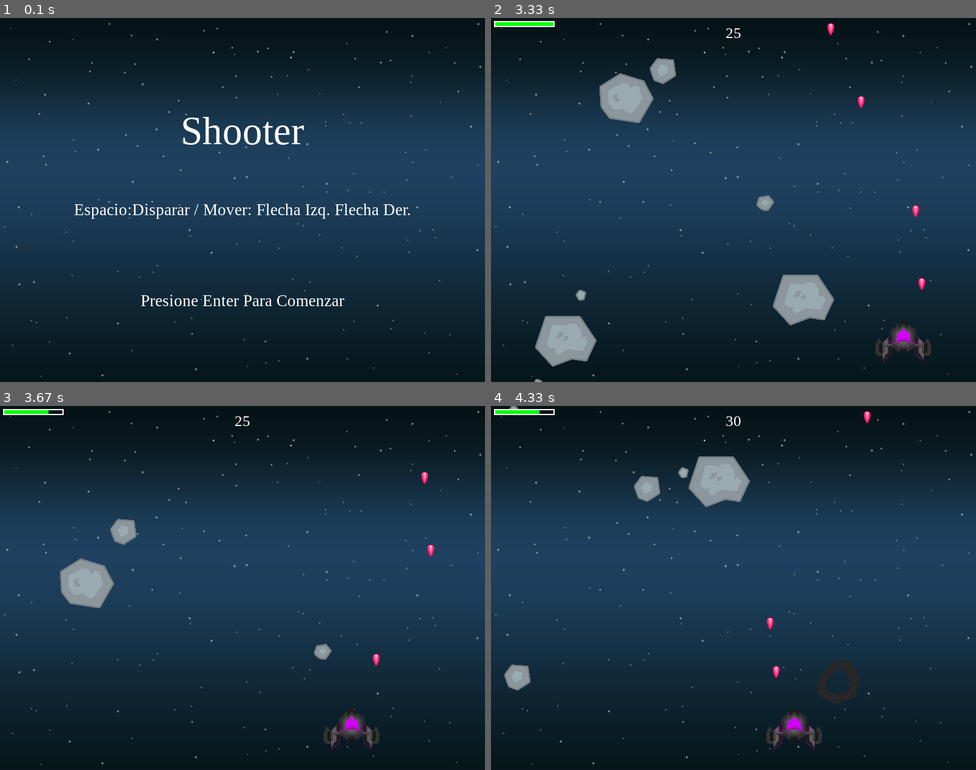
Above: before the commit, frames 1-4 (two rows, left to right).
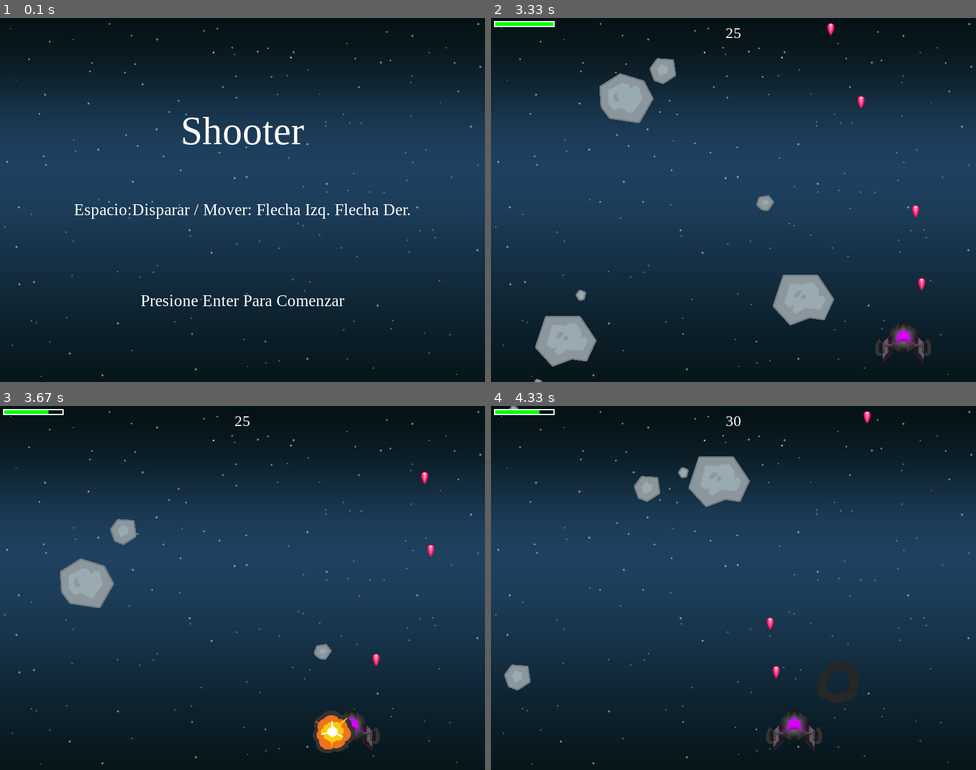
Above: after the commit, the same moments.

Repository: baubyte/pygamePractice
Game: pygame game, started from gameShooter/shooter.py
The game is run twice, just before and just after one commit, with the same random seed, the same clock (stepped at 60 frames per second) and the same inputs.
Inputs:
- Up to frame 1 (0.1 s): no input
- Up to frame 2 (3.33 s): tap Enter at 0.33 s; tap Space at 0.67, 1.07, 1.37, 1.73, 2.03, 2.23, 2.53, 2.73, 3.03, 3.23 s; hold Right 1-1.63 s; hold Left 1.67-2.13 s; hold Right 2.17-2.63 s; hold Right 2.67-3.13 s; hold Left from 3.17 s (still down)
- Up to frame 3 (3.67 s): keep holding Left; tap Space at 3.53 s
- Up to frame 4 (4.33 s): release Left at 3.7 s; hold Left 3.73-4.13 s; tap Space at 3.8, 4.1, 4.23 s; hold Right from 4.17 s (still down)

Frames 1-2 are identical in both runs. In frame 3, 0.8% of the frame differs, in the area x 64-74%, y 83-96%; in frame 4, nothing differs.

Commit message:
colision player

Diff:
--- a/gameShooter/shooter.py
+++ b/gameShooter/shooter.py
@@ -294,7 +294,7 @@
     for hit in hits:
         player.shield -= 25
         # Animacion de Explosion
-        #createExplosion(hit.rect)
+        createExplosion(hit.rect)
         #Volvemos a crear los meteoros
         createMeteor()
         if player.shield <= 0:
